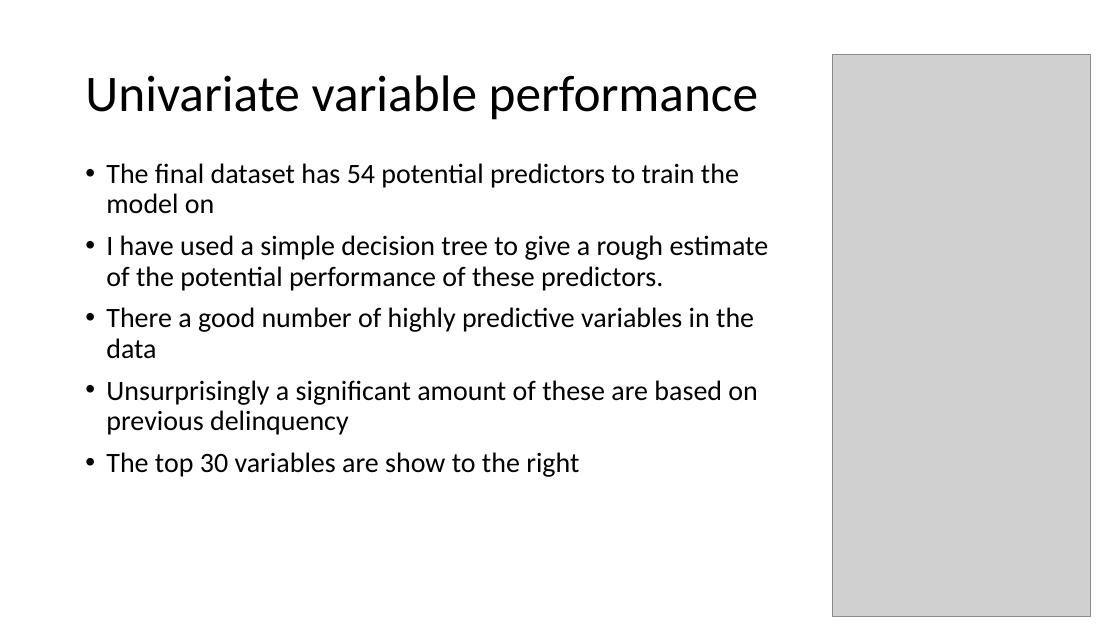
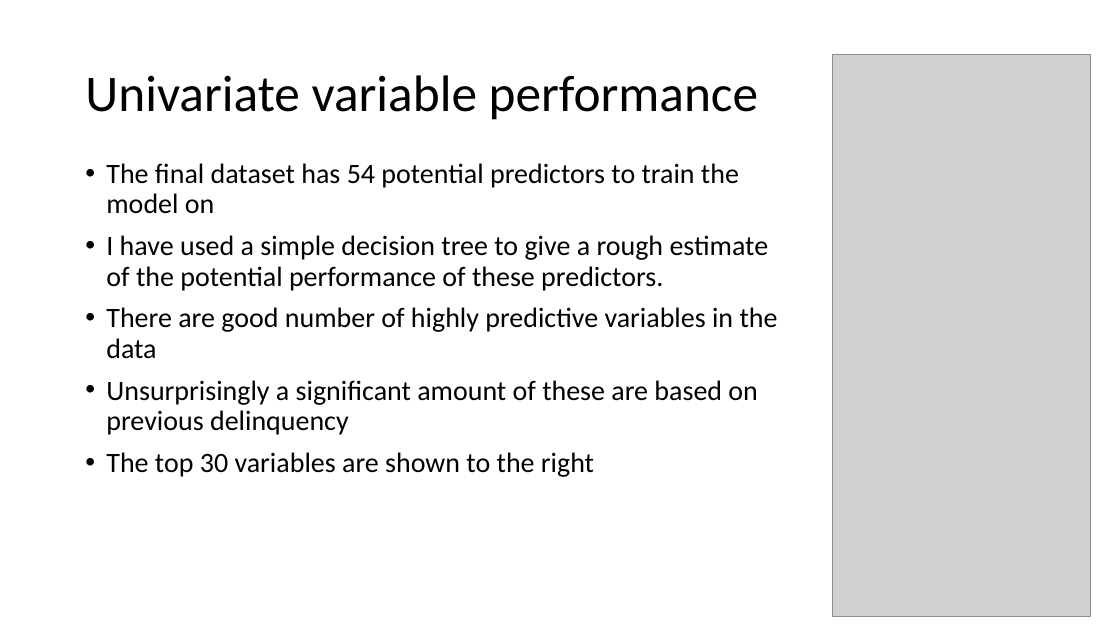
Before and after one commit to matthewjones-perth/givemesomecredit, a slide deck: slide 27 of Paidy Dataset Exercise.pptm. Drawn at 1120x630 pixels with LibreOffice and Linux fonts; fonts in the diff are those of the drawing; grey boxes stand for pictures. Boxes give left, top, right and bottom in pixels: in the first picture for what was removed or moved away, otherwise in the second. Text is boxed around its words. In the diff, an @@ line names an element or a change of style, - is before the commit and + after.

```diff
--- a/Paidy Dataset Exercise.pptm
+++ b/Paidy Dataset Exercise.pptm
@@ text at box(106, 307, 778, 358): text changed @@
-• There a good number of highly predictive variables in the data
+• There are good number of highly predictive variables in the data
@@ text at box(106, 452, 594, 477): text changed @@
-• The top 30 variables are show to the right
+• The top 30 variables are shown to the right
```
Also in this commit, not shown: 12 other slides changed.
